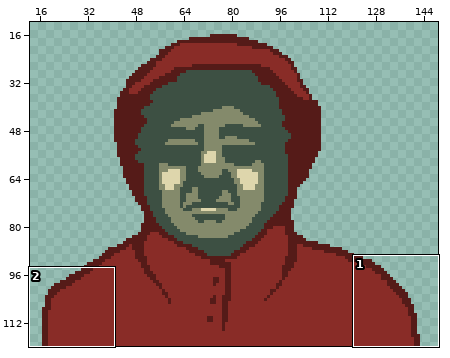
Two versions of one sprite sheet, public/images/person1.png. Above, an overview of the earlier version with the close-up marked.
Close-up. First the earlier version:
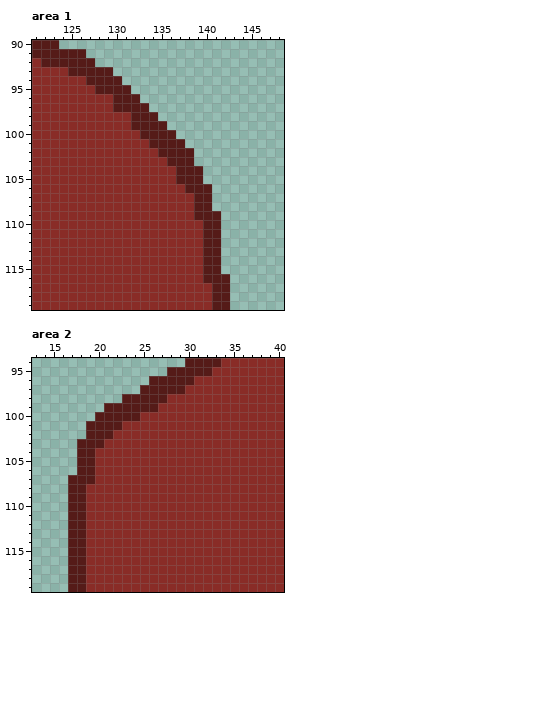
The file is 150x120 pixels. Pixels under 10% opacity are left out. Colours within 5 levels of each other are drawn and written as one. Shown: area 1: x 121..148, y 90..119; area 2: x 13..40, y 94..119. The wide view leaves out empty margins.
The result:
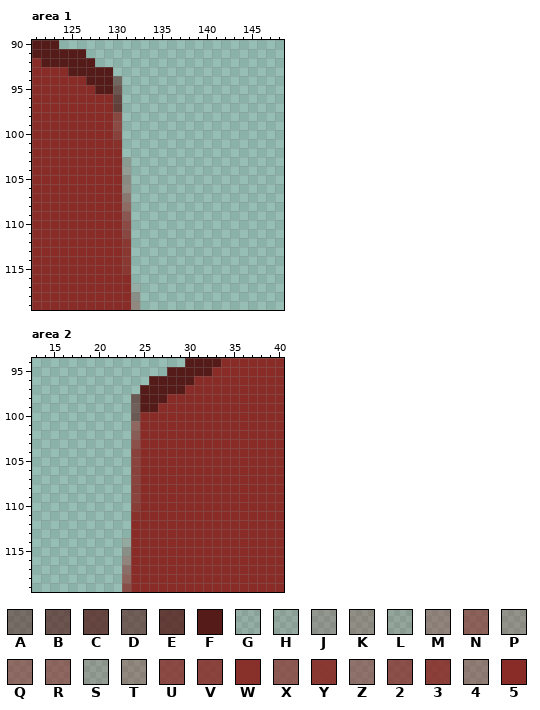
Palette (. is transparent): A #551a167e  B #541a17a4  C #551a17ba  D #551a1896  E #551b18ca  F #551b18  G #8426261b  H #872b2324  J #852a2643  K #872b2553  L #882a242b  M #872b2664  N #872b26a0  P #8829254b  Q #882b258f  R #882b2596  S #89292438  T #882b265e  U #882b26ca  V #882b26d6  W #882b26f7  X #882c26ae  Y #882c26ea  Z #882b2783  2 #882b27bf  3 #892c26de  4 #892b2770  5 #892c27
The edit:
{"where": "area 1"}
{"y":94,"x":130,"old":"F","new":"A"}
{"y":95,"x":130,"old":"FF","new":"B."}
{"y":96,"x":130,"old":"FFF","new":"C.."}
{"y":97,"x":130,"old":"FFFF","new":"E..."}
{"y":98,"x":130,"old":"55FFF","new":"U...."}
{"y":99,"x":130,"old":"55FFFF","new":"U....."}
{"y":100,"x":130,"old":"555FFFF","new":"V......"}
{"y":101,"x":130,"old":"5555FFFF","new":"W......."}
{"y":102,"x":131,"old":"5555FFFF","new":"........"}
{"y":103,"x":131,"old":"55555FFF","new":"L......."}
{"y":104,"x":131,"old":"555555FFF","new":"S........"}
{"y":105,"x":131,"old":"555555FFF","new":"P........"}
{"y":106,"x":131,"old":"5555555FFF","new":"K........."}
{"y":107,"x":131,"old":"55555555FF","new":"4........."}
{"y":108,"x":131,"old":"55555555FF","new":"Q........."}
{"y":109,"x":131,"old":"55555555FFF","new":"X.........."}
{"y":110,"x":131,"old":"555555555FF","new":"U.........."}
{"y":111,"x":131,"old":"555555555FF","new":"U.........."}
{"y":112,"x":131,"old":"555555555FF","new":"Y.........."}
{"y":113,"x":131,"old":"555555555FF","new":"Y.........."}
{"y":114,"x":131,"old":"555555555FF","new":"Y.........."}
{"y":115,"x":131,"old":"555555555FF","new":"Y.........."}
{"y":116,"x":132,"old":"55555555FFF","new":"..........."}
{"y":117,"x":132,"old":"555555555FF","new":"G.........."}
{"y":118,"x":132,"old":"555555555FF","new":"J.........."}
{"y":119,"x":132,"old":"555555555FF","new":"T.........."}
{"where": "area 2"}
{"y":98,"x":23,"old":"FF","new":".D"}
{"y":99,"x":21,"old":"FFFF","new":"...D"}
{"y":100,"x":20,"old":"FFFFF","new":"....D"}
{"y":101,"x":19,"old":"FFFF55","new":".....R"}
{"y":102,"x":19,"old":"FFF555","new":".....N"}
{"y":103,"x":18,"old":"FFF5555","new":"......2"}
{"y":104,"x":18,"old":"FF55555","new":"......V"}
{"y":105,"x":18,"old":"FF55555","new":"......V"}
{"y":106,"x":18,"old":"FF55555","new":"......V"}
{"y":107,"x":17,"old":"FFF55555","new":".......V"}
{"y":108,"x":17,"old":"FF555555","new":".......V"}
{"y":109,"x":17,"old":"FF555555","new":".......V"}
{"y":110,"x":17,"old":"FF555555","new":".......3"}
{"y":111,"x":17,"old":"FF555555","new":".......W"}
{"y":112,"x":17,"old":"FF55555","new":"......."}
{"y":113,"x":17,"old":"FF55555","new":"......."}
{"y":114,"x":17,"old":"FF55555","new":"......H"}
{"y":115,"x":17,"old":"FF55555","new":"......J"}
{"y":116,"x":17,"old":"FF55555","new":"......M"}
{"y":117,"x":17,"old":"FF55555","new":"......Z"}
{"y":118,"x":17,"old":"FF55555","new":"......N"}
{"y":119,"x":17,"old":"FF55555","new":"......2"}
{"label":"changed","picture_box":[113,76,230,310]}
{"label":"changed","picture_box":[68,394,140,592]}
